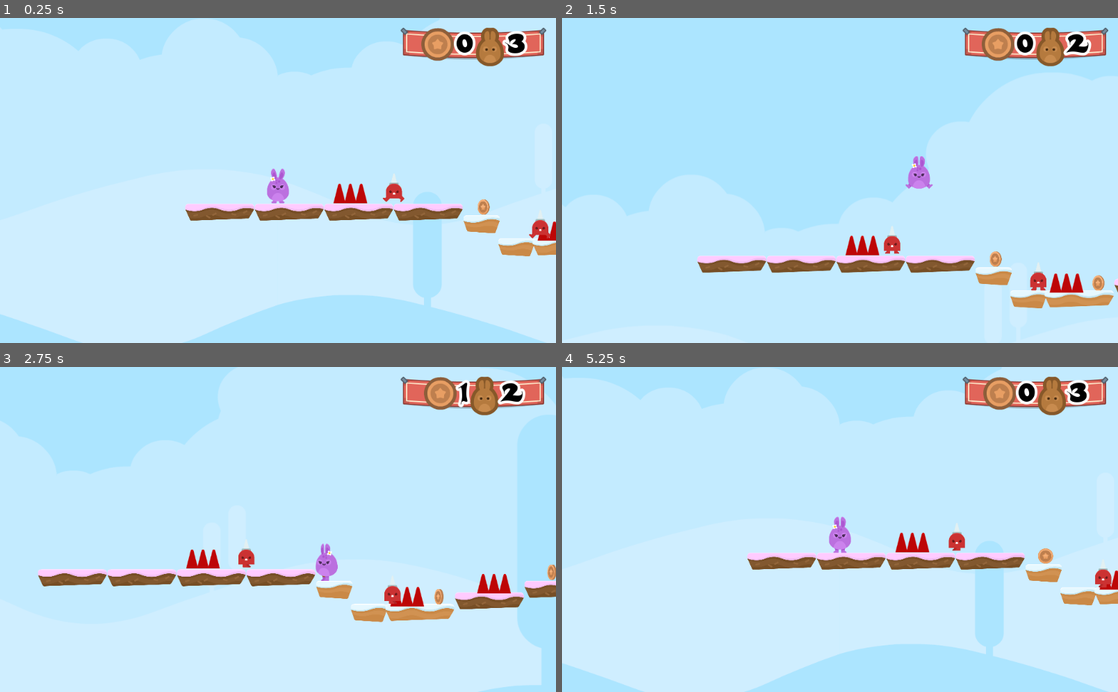
Above: before the commit, frames 1-4 (two rows, left to right).
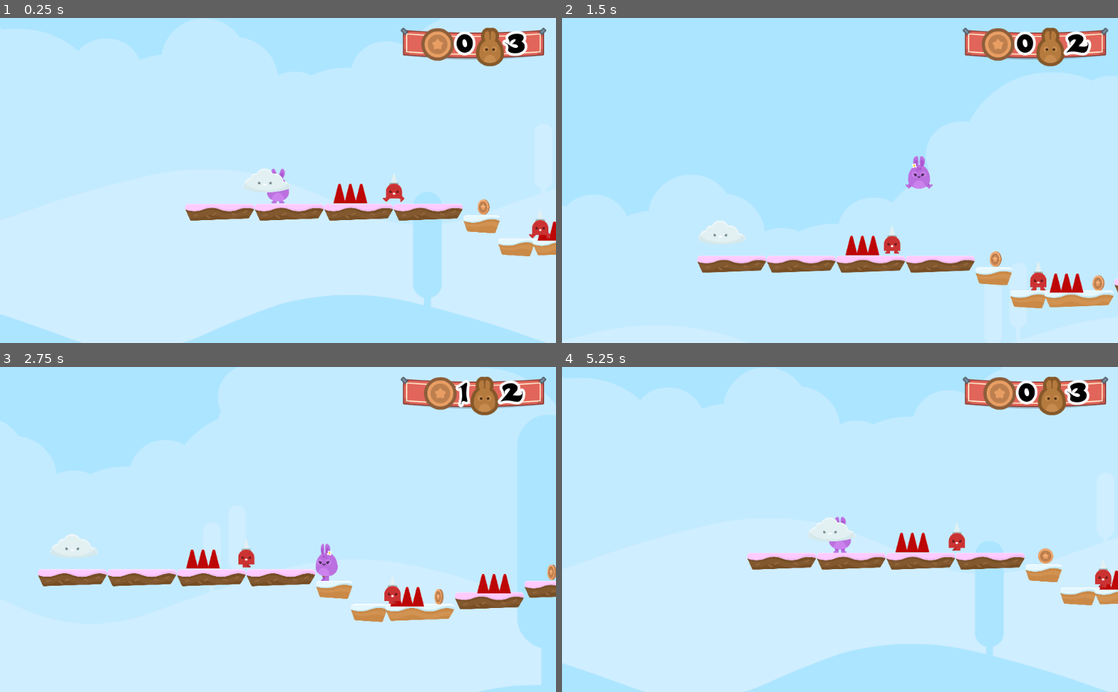
Above: after the commit, the same moments.

Repository: KennedyMungai/SimplePlatformer
Game: Godot game, scene res://Scenes/Levels/Level1.tscn
Same seed, same stepped clock (60 frames per second), same inputs: the game is played once before the commit and once after it.
Inputs (mouse positions are in pixels of both pictures, inside the frame that each line leads up to):
- Up to frame 1 (0.25 s): no input
- Up to frame 2 (1.5 s): hold D (right) from 0.53 s (still down); tap W (jump) at 0.77 s
- Up to frame 3 (2.75 s): tap W (jump) at 1.52 s; release D (right) at 2.03 s; hold A (left) from 2.03 s (still down)
- Up to frame 4 (5.25 s): release A (left) at 2.78 s; hold D (right) 2.78-4.28 s; tap W (jump) at 3.02, 3.77, 4.52 s; hold A (left) 4.28-5 s; click (962, 555) at 5 s

The runs differ from the first frame. In frame 1, 0.2% of the frame differs, in the area x 44-52%, y 46-54%; in frame 2, 0.3%; in frame 3, 0.3%, in the area x 9-18%, y 51-59%; in frame 4, 0.2%.

Commit message:
Instanced in a cloud to the game level

Diff:
--- a/Scenes/Levels/Level1.tscn
+++ b/Scenes/Levels/Level1.tscn
@@ -9,6 +9,7 @@
 [ext_resource path="res://Scenes/GUI.tscn" type="PackedScene" id=7]
 [ext_resource path="res://Scenes/Coin.tscn" type="PackedScene" id=8]
 [ext_resource path="res://Scenes/SpikeMan.tscn" type="PackedScene" id=9]
+[ext_resource path="res://Scenes/Cloud.tscn" type="PackedScene" id=10]
 
 [node name="Level1" type="Node2D"]
 script = ExtResource( 6 )
@@ -140,3 +141,7 @@
 
 [node name="SpikeMan6" parent="SpikeMen" instance=ExtResource( 9 )]
 position = Vector2( 5896, -80 )
+
+[node name="Clouds" type="Node" parent="."]
+
+[node name="Cloud" parent="Clouds" instance=ExtResource( 10 )]
Not shown: 1 places in Scenes/Levels/Level1.tscn that only renumber resources
